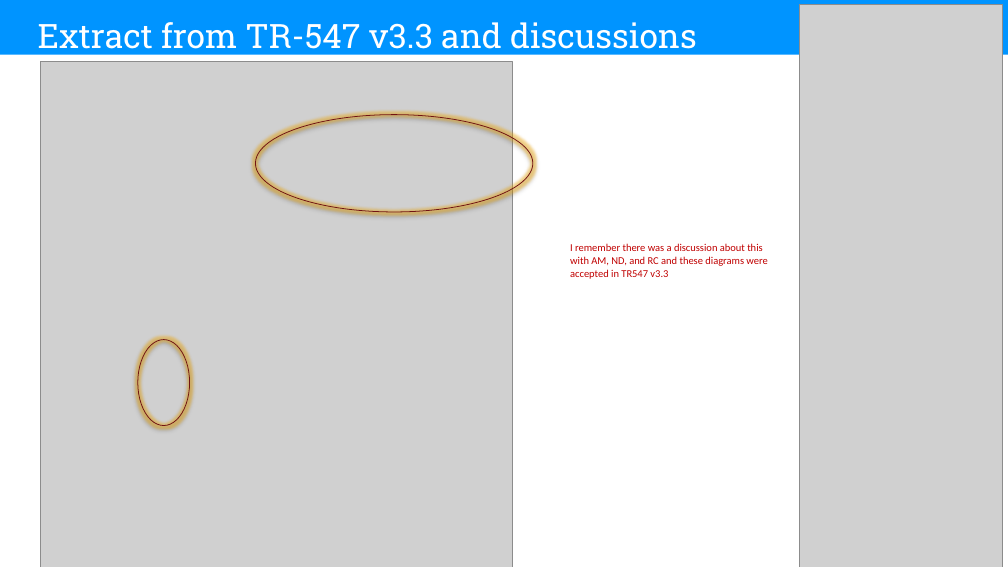
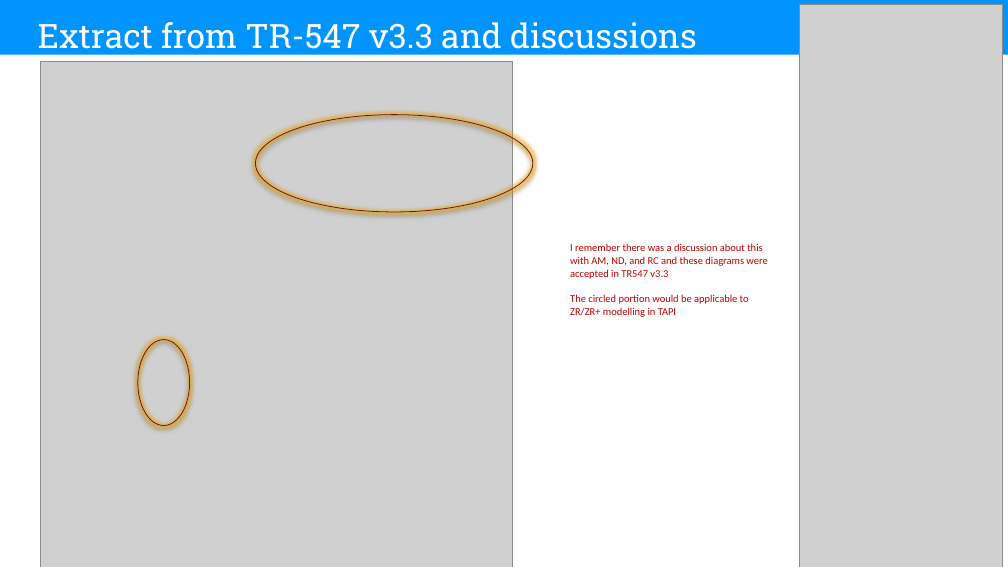
Before and after one commit to Open-Network-Models-and-Interfaces-ONMI/TAPI-Activities, a slide deck: slide 3 of ContributionsForDiscussions/onmi2026.RJ.001_ZR_modeling.pptx. Drawn at 1008x567 pixels with LibreOffice and Linux fonts; fonts in the diff are those of the drawing; grey boxes stand for pictures; background and template pictures are left out. Boxes give left, top, right and bottom in pixels: in the first picture for what was removed or moved away, otherwise in the second. Text is boxed around its words. In the diff, an @@ line names an element or a change of style, - is before the commit and + after.

```diff
--- a/ContributionsForDiscussions/onmi2026.RJ.001_ZR_modeling.pptx
+++ b/ContributionsForDiscussions/onmi2026.RJ.001_ZR_modeling.pptx
@@ text at [570, 294, 749, 317]: paragraph added @@
+The circled portion would be applicable to ZR/ZR+ modelling in TAPI
```
Also in this commit, not shown: 2 other slides changed.
